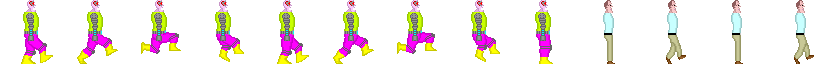
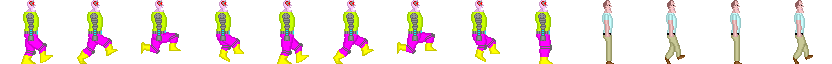
Revision of a layered 832×64 image; what changed, layer by layer:
added layer "NormalRun.png #1" above "NormalRun.png" over [602, 0, 813, 64]
hid "NormalRun.png" over [603, 0, 814, 64]
